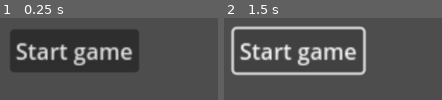
Above: before the commit, frames 1-2 (left to right).
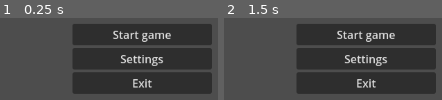
Above: after the commit, the same moments.

Repository: kytoaa/gmtk-project-2025
Game: Godot game, scene res://UI/main_menu.tscn
Two runs of this game, one before a commit and one after it. Both use one fixed random seed, a clock stepped at 60 frames per second and the inputs below.
Inputs (mouse positions are in pixels of both pictures, inside the frame that each line leads up to):
- Up to frame 1 (0.25 s): no input
- Up to frame 2 (1.5 s): click (365, 59) at 0.5 s, where only the run after the commit has a clickable "Settings"; click "Start game" at 1.25 s

The runs differ from the first frame. In frame 1, 54% of the frame differs, in the area x 5-98%, y 7-93%; in frame 2, 47%.

Commit message:
fade transition

Diff:
--- /dev/null
+++ b/Global/transition_screen.tscn
@@ -0,0 +1,70 @@
+[gd_scene load_steps=5 format=3 uid="uid://bialo1ufi58bb"]
+
+[sub_resource type="Animation" id="Animation_6smo8"]
+resource_name = "fade_to_black"
+length = 0.5
+tracks/0/type = "value"
+tracks/0/imported = false
+tracks/0/enabled = true
+tracks/0/path = NodePath("ColorRect:color")
+tracks/0/interp = 1
+tracks/0/loop_wrap = true
+tracks/0/keys = {
+"times": PackedFloat32Array(0, 0.466667),
+"transitions": PackedFloat32Array(1, 1),
+"update": 0,
+"values": [Color(0, 0, 0, 0), Color(0, 0, 0, 1)]
+}
+
+[sub_resource type="Animation" id="Animation_fdgg4"]
+length = 0.001
+tracks/0/type = "value"
+tracks/0/imported = false
+tracks/0/enabled = true
+tracks/0/path = NodePath("ColorRect:color")
+tracks/0/interp = 1
+tracks/0/loop_wrap = true
+tracks/0/keys = {
+"times": PackedFloat32Array(0),
+"transitions": PackedFloat32Array(1),
+"update": 0,
+"values": [Color(0, 0, 0, 0)]
+}
+
+[sub_resource type="Animation" id="Animation_u2oau"]
+resource_name = "fade_to_normal"
+length = 0.5
+tracks/0/type = "value"
+tracks/0/imported = false
+tracks/0/enabled = true
+tracks/0/path = NodePath("ColorRect:color")
+tracks/0/interp = 1
+tracks/0/loop_wrap = true
+tracks/0/keys = {
+"times": PackedFloat32Array(0, 0.492697),
+"transitions": PackedFloat32Array(1, 1),
+"update": 0,
+"values": [Color(0, 0, 0, 1), Color(0, 0, 0, 0)]
+}
+
+[sub_resource type="AnimationLibrary" id="AnimationLibrary_1mlag"]
+_data = {
+&"RESET": SubResource("Animation_fdgg4"),
+&"fade_to_black": SubResource("Animation_6smo8"),
+&"fade_to_normal": SubResource("Animation_u2oau")
+}
+
+[node name="TransitionScreen" type="CanvasLayer"]
+
+[node name="ColorRect" type="ColorRect" parent="."]
+anchors_preset = 15
+anchor_right = 1.0
+anchor_bottom = 1.0
+grow_horizontal = 2
+grow_vertical = 2
+color = Color(0, 0, 0, 0)
+
+[node name="AnimationPlayer" type="AnimationPlayer" parent="."]
+libraries = {
+&"": SubResource("AnimationLibrary_1mlag")
+}
--- a/UI/main_menu.tscn
+++ b/UI/main_menu.tscn
@@ -1,4 +1,6 @@
-[gd_scene format=3 uid="uid://cii4f335s74ie"]
+[gd_scene load_steps=2 format=3 uid="uid://cii4f335s74ie"]
+
+[sub_resource type="Theme" id="Theme_5yyqw"]
 
 [node name="main_menu" type="Control"]
 layout_mode = 3
@@ -9,15 +11,22 @@
 anchor_bottom = 0.5
 grow_horizontal = 2
 grow_vertical = 2
+theme = SubResource("Theme_5yyqw")
 
-[node name="Button" type="Button" parent="."]
-layout_mode = 1
-anchors_preset = -1
-offset_left = -90.0
-offset_top = -19.0
-offset_right = 3.0
-offset_bottom = 12.0
-grow_horizontal = 2
-grow_vertical = 2
-scale = Vector2(2, 2)
+[node name="VBoxContainer" type="VBoxContainer" parent="."]
+layout_mode = 0
+offset_top = -27.0
+offset_right = 201.0
+offset_bottom = 120.0
+
+[node name="Start_game" type="Button" parent="VBoxContainer"]
+layout_mode = 2
 text = "Start game"
+
+[node name="Settings" type="Button" parent="VBoxContainer"]
+layout_mode = 2
+text = "Settings"
+
+[node name="Exit" type="Button" parent="VBoxContainer"]
+layout_mode = 2
+text = "Exit"
--- a/UI/transition_screen.gd
+++ b/UI/transition_screen.gd
@@ -1 +1,24 @@
 extends CanvasLayer
+
+@onready var color_rect = $ColorRect
+@onready var animation_player = $AnimationPlayer
+
+signal on_transition_finished
+# verbatim
+const FADE_TO_BLACK = "fade_to_black"
+const FADE_TO_NORMAL = "fade_to_normal"
+
+func _ready():
+	color_rect.visible = false
+	animation_player.animation_finished.connect(_on_animation_finished)
+
+func _on_animation_finished(anim_name):
+	if anim_name == FADE_TO_BLACK:
+		animation_player.play(FADE_TO_NORMAL)
+		on_transition_finished.emit()
+	elif anim_name == FADE_TO_NORMAL:
+		color_rect.visible = false
+
+func play_transition():
+	color_rect.visible = true
+	animation_player.play(FADE_TO_BLACK)
--- a/UI/transition_screen.tscn
+++ /dev/null
@@ -1,3 +0,0 @@
-[gd_scene format=3 uid="uid://bialo1ufi58bb"]
-
-[node name="TransitionScreen" type="CanvasLayer"]
--- a/project.godot
+++ b/project.godot
@@ -15,6 +15,10 @@
 config/features=PackedStringArray("4.4", "GL Compatibility")
 config/icon="res://icon.svg"
 
+[autoload]
+
+TransitionScreen="*res://Global/transition_screen.tscn"
+
 [file_customization]
 
 folder_colors={
